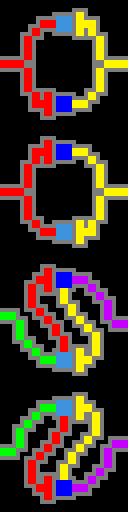
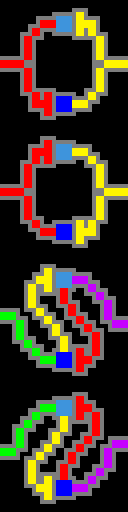
Layered file, before and after one edit (w=128, h=512). Changes by layer:
painted on "Grupo 1 copia 2" over left=56, top=144, right=72, bottom=240
painted on "Grupo 2 copia 4" over left=28, top=268, right=100, bottom=372
painted on "Grupo 2 copia 3" over left=28, top=396, right=100, bottom=500
